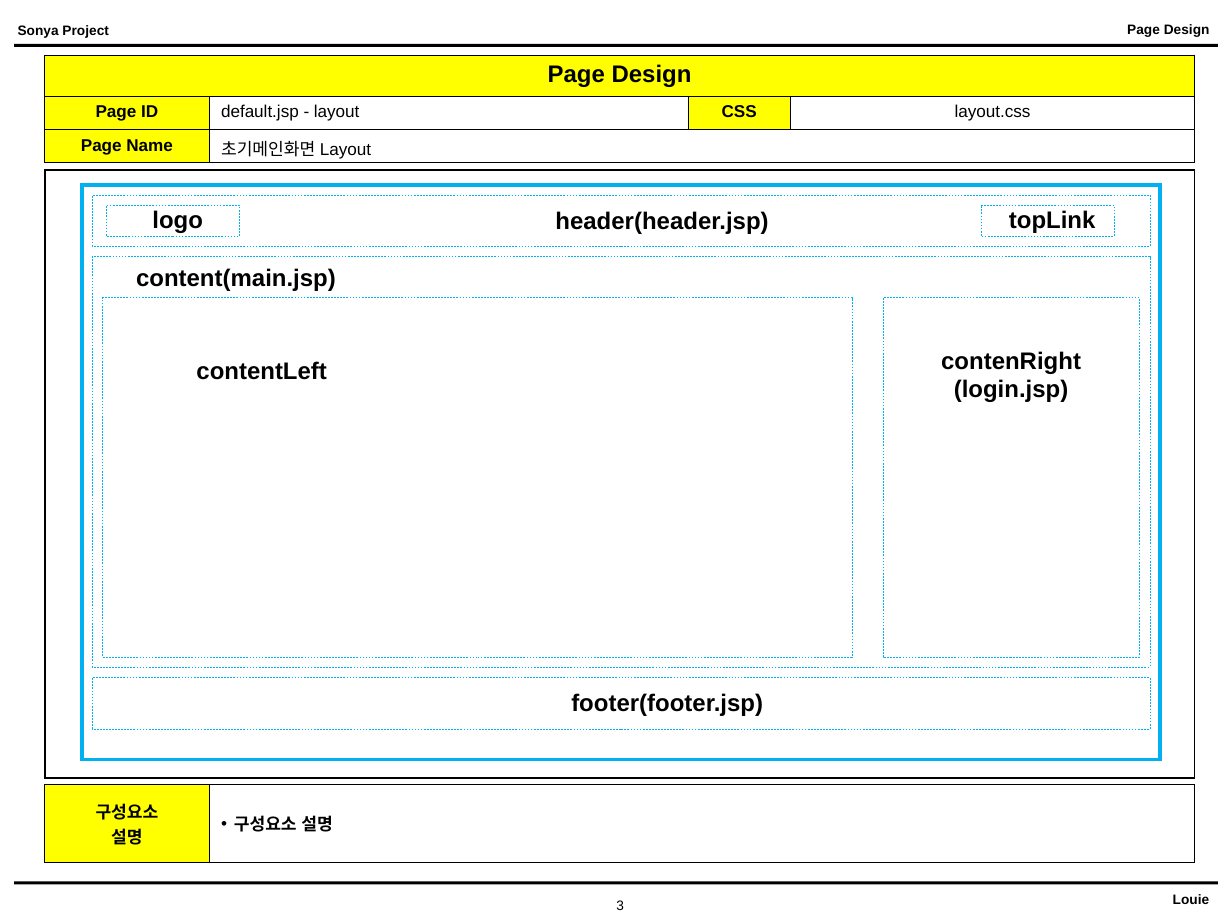
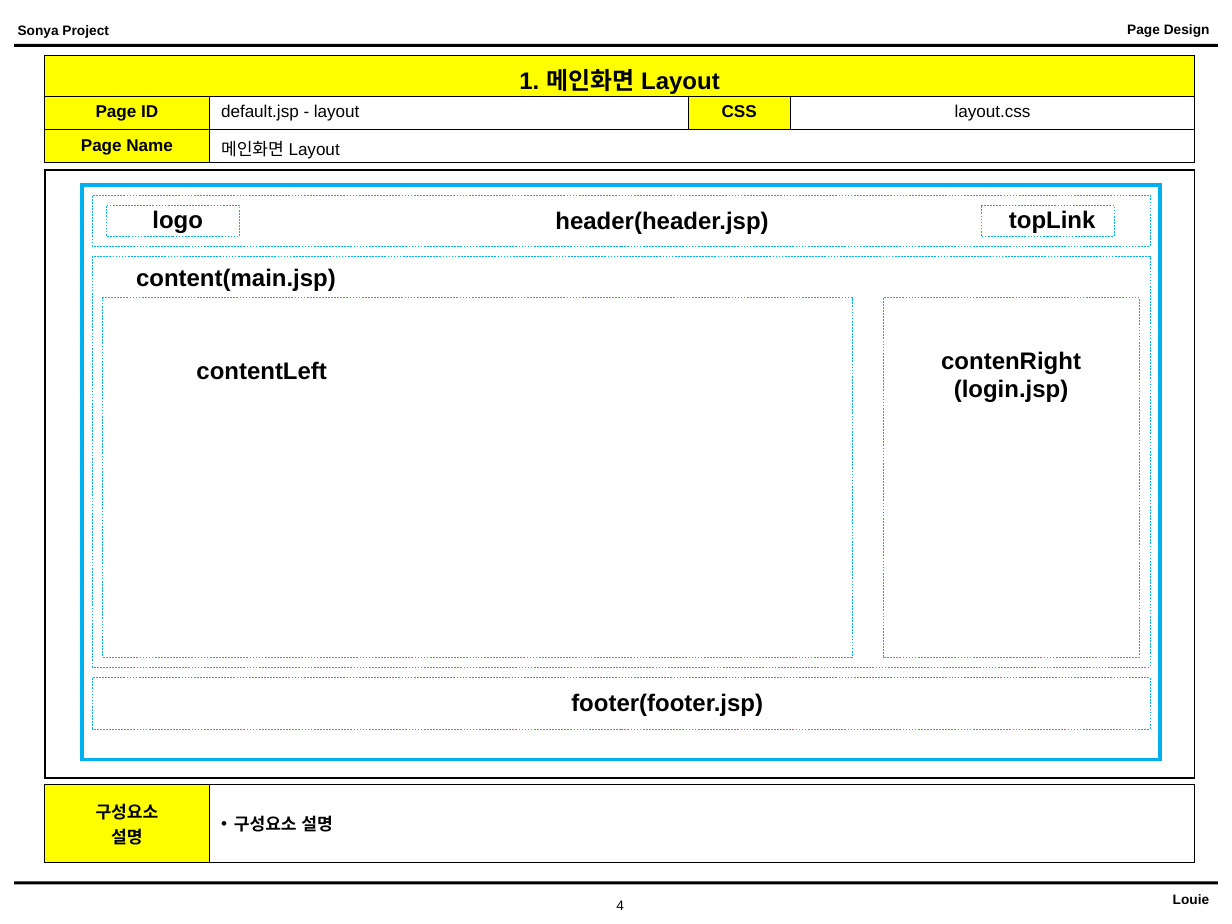
Before and after one commit to NathanaelFebrianto/sonya, a slide deck: slide 4 of sonya/doc/sonya_page_design_v01.ppt (slide 3 before the commit). Drawn at 1232x924 pixels with LibreOffice and Linux fonts; fonts in the diff are those of the drawing. Boxes give left, top, right and bottom in pixels: in the first picture for what was removed or moved away, otherwise in the second. Text is boxed around its words. In the diff, an @@ line names an element or a change of style, - is before the commit and + after.

```diff
--- a/sonya/doc/sonya_page_design_v01.ppt
+++ b/sonya/doc/sonya_page_design_v01.ppt
@@ table at box(44, 55, 1194, 163) @@
-row 1, column 1: Page Design
+row 1, column 1: 1. 메인화면 Layout
-row 3, column 2: 초기메인화면 Layout
+row 3, column 2: 메인화면 Layout
@@ page number at box(616, 900, 624, 910): text changed @@
-3
+4
```
Also in this commit, not shown: 1 other slide changed, 4 slides added, 1 other file.
